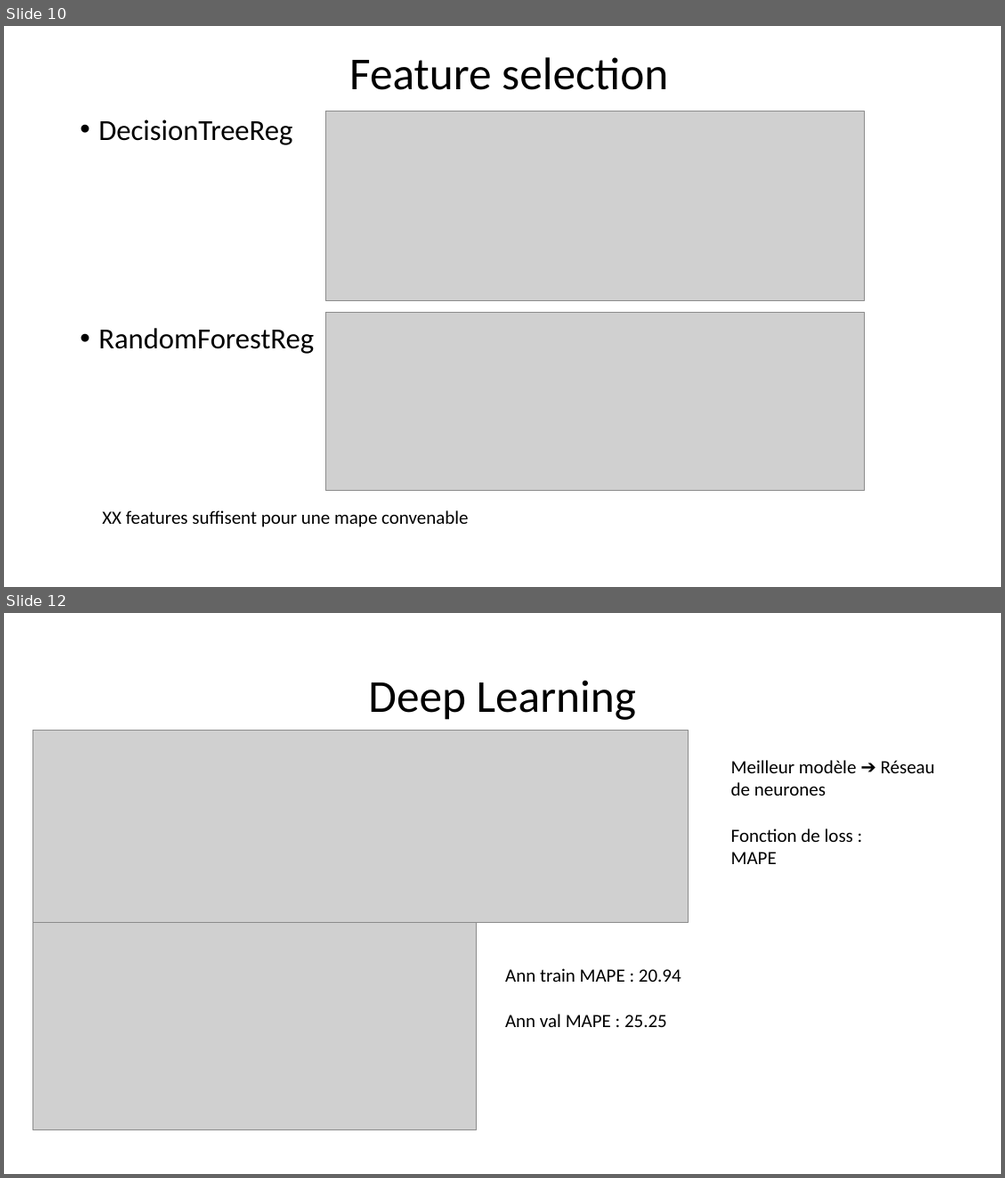
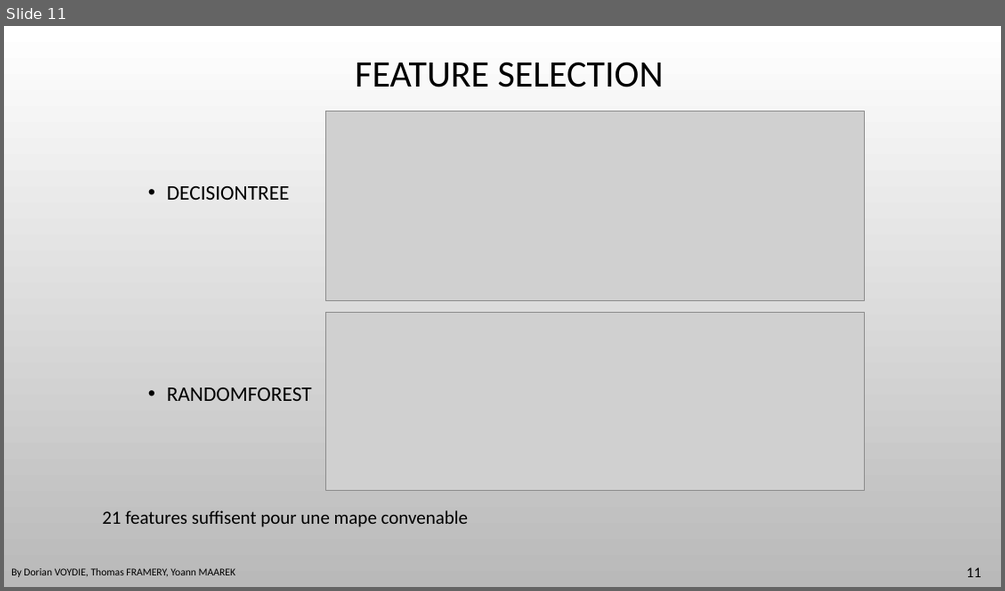
Before and after one commit to DavidBert/DEFI_IA, a slide deck: Presentation.pptx. Shown one above the other, each under a label of ours: slides 10 and 12 before the commit, slide 11 after it; the slides between them are not shown. The pictures are 1005x1178 and 1005x591 pixels, drawn with LibreOffice and Linux fonts; fonts in the diff are those of the drawing; grey boxes stand for pictures; background and template pictures are left out. Boxes give left, top, right and bottom in pixels: in the first picture for what was removed or moved away, otherwise in the second. Text is boxed around its words. In the diff, an @@ line names an element or a change of style, - is before the commit and + after.

```diff
--- a/Presentation.pptx
+++ b/Presentation.pptx
@@ slide 12 removed at <box>4,613,1001,1174</box>, background #FFFFFF @@
@@ title removed at <box>368,680,636,720</box> @@
-Deep Learning
@@ picture removed at <box>33,730,688,923</box> @@
@@ text removed at <box>731,760,935,795</box> @@
-Meilleur modèle ➔ Réseau de neurones
@@ text removed at <box>731,828,853,864</box> @@
-Fonction de loss : MAPE
@@ picture removed at <box>33,923,477,1130</box> @@
@@ text removed at <box>505,968,681,1027</box> @@
-Ann train MAPE : 20.94
-Ann val MAPE : 25.25
@@ what was slide 10 is now slide 11 @@
@@ slide 11 changed as well @@
@@ background #FFFFFF to picture (left out) @@
@@ title at <box>355,62,663,87</box>: text changed; size 44 to 36 pt @@
-Feature selection
+FEATURE SELECTION
@@ text at <box>167,186,312,401</box>: text changed; size 28 to 20 pt @@
-• DecisionTreeReg
-• RandomForestReg
+• DECISIONTREE
+• RANDOMFOREST
@@ text at <box>102,510,468,527</box>: text changed @@
-XX features suffisent pour une mape convenable
+21 features suffisent pour une mape convenable
@@ text added at <box>11,568,235,577</box>, 10 pt, text #000000 @@
+By Dorian VOYDIE, Thomas FRAMERY, Yoann MAAREK
@@ page number added at <box>966,567,981,577</box>, 14 pt, text #000000 @@
+11
```
Also in this commit, not shown: 11 other slides changed, 4 slides added, 1 other slide removed, 2 other files.
